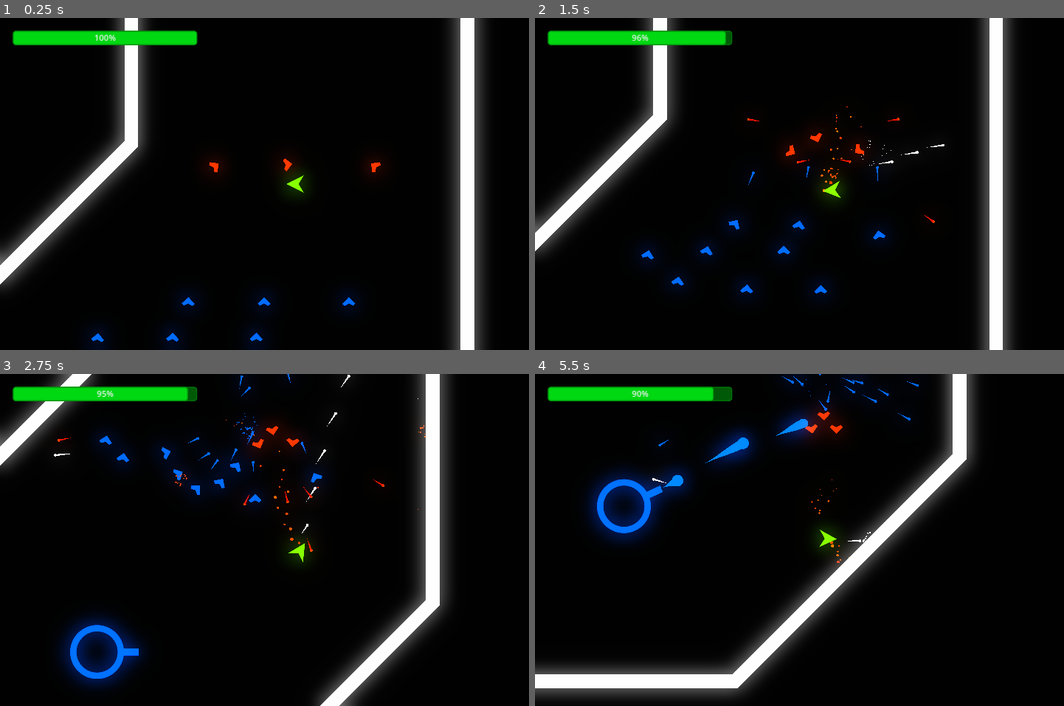
Above: before the commit, frames 1-4 (two rows, left to right).
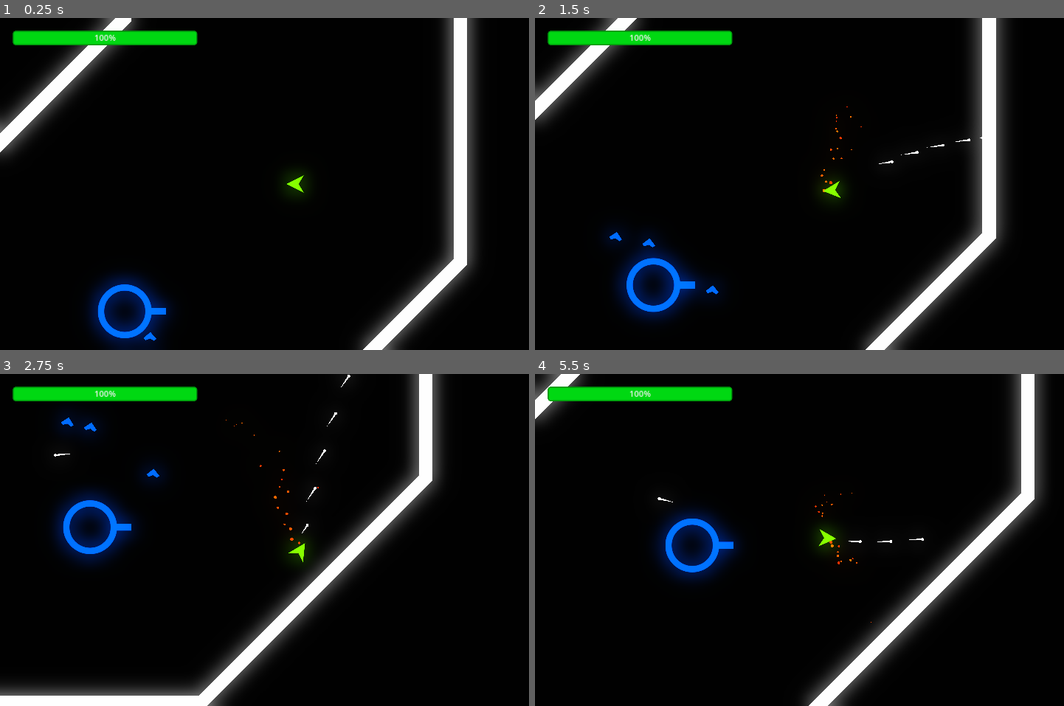
Above: after the commit, the same moments.

Repository: adsorptionenthalpy/chainforce_alpha
Game: Godot game, scene res://Scenes/MainScene/main_scene.tscn
Same seed, same stepped clock (60 frames per second), same inputs: the game is played once before the commit and once after it.
Inputs (mouse positions are in pixels of both pictures, inside the frame that each line leads up to):
- Up to frame 1 (0.25 s): no input
- Up to frame 2 (1.5 s): move the mouse to (958, 167) at 0.52 s; press the mouse at (958, 167) at 0.53 s; hold D (move_right) 0.53-1.28 s; move the mouse to (709, 200) at 1.27 s; release the mouse at (709, 200) at 1.28 s; hold A (move_left) from 1.28 s (still down); tap S (decelerate) at 1.35 s
- Up to frame 3 (2.75 s): click (174, 556) at 1.55 s; move the mouse to (354, 466) at 2.02 s; release A (move_left) at 2.03 s; press the mouse at (354, 466) at 2.03 s; hold D (move_right) from 2.03 s (still down)
- Up to frame 4 (5.5 s): move the mouse to (799, 606) at 2.77 s; release D (move_right) at 2.78 s; release the mouse at (799, 606) at 2.78 s; hold W (accelerate) 2.78-3.53 s; click (799, 606) at 2.85 s; move the mouse to (1005, 589) at 3.52 s; press the mouse at (1005, 589) at 3.53 s; hold A (move_left) from 3.53 s (still down); tap S (decelerate) at 3.6 s; move the mouse to (651, 490) at 4.27 s; release the mouse at (651, 490) at 4.28 s; click (651, 490) at 4.35 s; move the mouse to (857, 540) at 5.02 s; press the mouse at (857, 540) at 5.03 s

The runs differ from the first frame. In frame 1, 19% of the frame differs, in the area x 0-92%, y 0-100%; in frame 2, 19%; in frame 3, 24%; in frame 4, 28%, in the area x 0-97%, y 0-100%.

Commit message:
Add basic version of minions spawning from towers, fix enemy ship move speed

Diff:
--- a/game/chainforce_alpha/Scenes/Enemy/enemy_ship.gd
+++ b/game/chainforce_alpha/Scenes/Enemy/enemy_ship.gd
@@ -114,7 +114,7 @@
 	var deselect_current_target: bool = (enemy_target == null or enemy_target is Tower or body is Player)
 	var body_is_targetable: bool = body.is_in_group("friendly") or body.is_in_group("enemy")
 	if deselect_current_target and body_is_targetable:
-		if !(enemy_target is Player):
+		if enemy_target != null and !(enemy_target is Player):
 			enemy_target = body
 
 
--- a/game/chainforce_alpha/Scenes/Enemy/enemy_ship.tscn
+++ b/game/chainforce_alpha/Scenes/Enemy/enemy_ship.tscn
@@ -80,6 +80,9 @@
 stream = ExtResource("6_e05s6")
 
 [node name="NavigationAgent2D" type="NavigationAgent2D" parent="."]
+avoidance_enabled = true
+max_speed = 400.0
 
 [connection signal="body_entered" from="DetectionArea" to="." method="_on_detection_area_body_entered"]
 [connection signal="timeout" from="ProjectileShooter/Timer" to="ProjectileShooter" method="_on_timer_timeout"]
+[connection signal="velocity_computed" from="NavigationAgent2D" to="." method="_on_navigation_agent_2d_velocity_computed"]
--- a/game/chainforce_alpha/Scenes/MainScene/main_scene.tscn
+++ b/game/chainforce_alpha/Scenes/MainScene/main_scene.tscn
@@ -1,12 +1,9 @@
-[gd_scene load_steps=13 format=3 uid="uid://rygldequiy7x"]
+[gd_scene load_steps=10 format=3 uid="uid://rygldequiy7x"]
 
 [ext_resource type="PackedScene" uid="uid://bk1dcyxlealda" path="res://Scenes/Player/player.tscn" id="1_sjerm"]
 [ext_resource type="PackedScene" uid="uid://b5md3lc67yau2" path="res://Scenes/GUI/gui.tscn" id="3_55fjw"]
-[ext_resource type="PackedScene" uid="uid://djjoakwp0eej" path="res://Scenes/Enemy/enemy_ship.tscn" id="3_l1yaf"]
 [ext_resource type="PackedScene" uid="uid://ctn2quncvypv5" path="res://Scenes/Tower/enemy_tower.tscn" id="4_fx6js"]
 [ext_resource type="PackedScene" uid="uid://b04so78u7jfp6" path="res://Scenes/Tower/friendly_tower.tscn" id="5_4dpdk"]
-[ext_resource type="PackedScene" uid="uid://xxwgiaw3w4hf" path="res://Scenes/Minion/enemy_minion.tscn" id="6_t66da"]
-[ext_resource type="PackedScene" uid="uid://dgbwditesecia" path="res://Scenes/Minion/friendly_minion.tscn" id="7_pplfq"]
 
 [sub_resource type="Environment" id="Environment_fpy8y"]
 background_mode = 3
@@ -36,7 +33,7 @@
 [node name="MainScene" type="Node2D"]
 
 [node name="Player" parent="." instance=ExtResource("1_sjerm")]
-position = Vector2(5911, -2906)
+position = Vector2(5950, -2210)
 
 [node name="Camera2D" type="Camera2D" parent="Player"]
 zoom = Vector2(0.35, 0.35)
@@ -772,72 +769,3 @@
 
 [node name="EnemyTower7" parent="NavigationRegion2D/Enemy Towers" instance=ExtResource("4_fx6js")]
 position = Vector2(0, -3000)
-
-[node name="EnemyShip" parent="." instance=ExtResource("3_l1yaf")]
-position = Vector2(1117, -1059)
-
-[node name="EnemyShip2" parent="." instance=ExtResource("3_l1yaf")]
-position = Vector2(-1233, -1297)
-
-[node name="EnemyMinion" parent="." instance=ExtResource("6_t66da")]
-position = Vector2(5427, -3015)
-speed = 300.0
-stop_distance = 300.0
-shoot_distance = 500.0
-
-[node name="EnemyMinion2" parent="." instance=ExtResource("6_t66da")]
-position = Vector2(6392, -3015)
-speed = 300.0
-stop_distance = 300.0
-shoot_distance = 500.0
-
-[node name="EnemyMinion3" parent="." instance=ExtResource("6_t66da")]
-position = Vector2(5871, -3015)
-speed = 300.0
-stop_distance = 300.0
-shoot_distance = 500.0
-
-[node name="FriendlyMinion6" parent="." instance=ExtResource("7_pplfq")]
-position = Vector2(5043, -1802)
-speed = 600.0
-stop_distance = 550.0
-
-[node name="FriendlyMinion7" parent="." instance=ExtResource("7_pplfq")]
-position = Vector2(5941, -1802)
-speed = 300.0
-stop_distance = 550.0
-
-[node name="FriendlyMinion8" parent="." instance=ExtResource("7_pplfq")]
-position = Vector2(5470, -1802)
-speed = 300.0
-stop_distance = 550.0
-
-[node name="FriendlyMinion9" parent="." instance=ExtResource("7_pplfq")]
-position = Vector2(5313, -2216)
-speed = 300.0
-stop_distance = 550.0
-
-[node name="FriendlyMinion10" parent="." instance=ExtResource("7_pplfq")]
-position = Vector2(6211, -2216)
-speed = 300.0
-stop_distance = 550.0
-
-[node name="FriendlyMinion11" parent="." instance=ExtResource("7_pplfq")]
-position = Vector2(5740, -2216)
-speed = 300.0
-stop_distance = 550.0
-
-[node name="FriendlyMinion12" parent="." instance=ExtResource("7_pplfq")]
-position = Vector2(4798, -2018)
-speed = 300.0
-stop_distance = 550.0
-
-[node name="FriendlyMinion13" parent="." instance=ExtResource("7_pplfq")]
-position = Vector2(5696, -2018)
-speed = 300.0
-stop_distance = 550.0
-
-[node name="FriendlyMinion14" parent="." instance=ExtResource("7_pplfq")]
-position = Vector2(5225, -2018)
-speed = 300.0
-stop_distance = 550.0
--- a/game/chainforce_alpha/Scenes/Minion/minion.tscn
+++ b/game/chainforce_alpha/Scenes/Minion/minion.tscn
@@ -34,6 +34,7 @@
 collision_mask = 3
 motion_mode = 1
 script = ExtResource("1_pvjtv")
+hp = 15
 speed = 200.0
 rotation_speed = 3.0
 shoot_distance = 600.0
@@ -42,6 +43,8 @@
 modulate = Color(1.5, 0.2, 0, 1)
 scale = Vector2(0.75, 0.75)
 texture = ExtResource("2_kfg0x")
+
+[node name="VisibleOnScreenEnabler2D" type="VisibleOnScreenEnabler2D" parent="Sprite2D"]
 
 [node name="CollisionPolygon2D" type="CollisionPolygon2D" parent="."]
 polygon = PackedVector2Array(0, -24, 36, 12, 24, 24, 0, 12, -24, 24, -36, 12)
@@ -71,7 +74,6 @@
 pitch_scale_max = 1.4
 
 [node name="Timer" type="Timer" parent="ProjectileShooter"]
-wait_time = 0.5
 autostart = true
 
 [node name="ShootSFX" type="AudioStreamPlayer2D" parent="ProjectileShooter"]
--- a/game/chainforce_alpha/Scenes/ShipProjectile/ship_projectile.tscn
+++ b/game/chainforce_alpha/Scenes/ShipProjectile/ship_projectile.tscn
@@ -49,6 +49,9 @@
 scale = Vector2(0.25, 0.25)
 texture = ExtResource("1_8w01v")
 
+[node name="VisibleOnScreenEnabler2D" type="VisibleOnScreenEnabler2D" parent="Sprite2D"]
+rect = Rect2(-100, -100, 200, 200)
+
 [node name="ExplosionParticles" type="GPUParticles2D" parent="."]
 emitting = false
 amount = 15
@@ -57,6 +60,9 @@
 one_shot = true
 explosiveness = 1.0
 
+[node name="VisibleOnScreenEnabler2D" type="VisibleOnScreenEnabler2D" parent="ExplosionParticles"]
+rect = Rect2(-100, -100, 200, 200)
+
 [node name="LifetimeTimer" type="Timer" parent="."]
 wait_time = 2.0
 one_shot = true
--- a/game/chainforce_alpha/Scenes/Tower/enemy_tower.tscn
+++ b/game/chainforce_alpha/Scenes/Tower/enemy_tower.tscn
@@ -1,10 +1,12 @@
-[gd_scene load_steps=2 format=3 uid="uid://ctn2quncvypv5"]
+[gd_scene load_steps=3 format=3 uid="uid://ctn2quncvypv5"]
 
 [ext_resource type="PackedScene" uid="uid://cdrpldaf107rx" path="res://Scenes/Tower/tower.tscn" id="1_5unhk"]
+[ext_resource type="PackedScene" uid="uid://xxwgiaw3w4hf" path="res://Scenes/Minion/enemy_minion.tscn" id="2_7je71"]
 
 [node name="EnemyTower" groups=["enemy"] instance=ExtResource("1_5unhk")]
 collision_layer = 4
 collision_mask = 2
+minion_scene = ExtResource("2_7je71")
 
 [node name="Sprite2D" parent="." index="0"]
 self_modulate = Color(1.6, 0.16, 0, 1)
--- a/game/chainforce_alpha/Scenes/Tower/friendly_tower.tscn
+++ b/game/chainforce_alpha/Scenes/Tower/friendly_tower.tscn
@@ -1,10 +1,12 @@
-[gd_scene load_steps=2 format=3 uid="uid://b04so78u7jfp6"]
+[gd_scene load_steps=3 format=3 uid="uid://b04so78u7jfp6"]
 
 [ext_resource type="PackedScene" uid="uid://cdrpldaf107rx" path="res://Scenes/Tower/tower.tscn" id="1_4e6l5"]
+[ext_resource type="PackedScene" uid="uid://dgbwditesecia" path="res://Scenes/Minion/friendly_minion.tscn" id="2_80jkx"]
 
 [node name="FriendlyTower" groups=["friendly"] instance=ExtResource("1_4e6l5")]
 collision_layer = 2
 collision_mask = 4
+minion_scene = ExtResource("2_80jkx")
 
 [node name="Sprite2D" parent="." index="0"]
 self_modulate = Color(0, 0.4, 1.6, 1)
--- a/game/chainforce_alpha/Scenes/Tower/tower.gd
+++ b/game/chainforce_alpha/Scenes/Tower/tower.gd
@@ -11,11 +11,19 @@
 		if hp <= 0:
 			die()
 
+@export var minion_scene: PackedScene
+@export var minion_spawn_count: int = 4
+@export var minion_spawn_delay: float = 1
+
 @onready var projectile_shooter: EnemyProjectileShooter = $ProjectileShooter
 @onready var detection_area: Area2D = $DetectionArea
 
 var enemy_target: Node2D
 var is_dead: bool
+
+func _ready() -> void:
+	await get_tree().process_frame
+	_on_minion_spawn_timeout()
 
 func _physics_process(delta: float) -> void:
 	if is_dead:
@@ -63,3 +71,10 @@
 		projectile_shooter.can_shoot = false
 	else:
 		enemy_target = next_target
+
+func _on_minion_spawn_timeout() -> void:
+	for i in range(minion_spawn_count):
+		var minion: Node2D = minion_scene.instantiate()
+		minion.global_position = global_position + Vector2(randi_range(-200, 200), randi_range(-200, 200))
+		get_parent().add_sibling(minion)
+		await get_tree().create_timer(minion_spawn_delay).timeout
--- a/game/chainforce_alpha/Scenes/Tower/tower.tscn
+++ b/game/chainforce_alpha/Scenes/Tower/tower.tscn
@@ -36,6 +36,8 @@
 
 [node name="Tower" type="StaticBody2D" groups=["tower"]]
 script = ExtResource("1_8jy5f")
+minion_spawn_count = 3
+minion_spawn_delay = 0.5
 
 [node name="Sprite2D" type="Sprite2D" parent="."]
 scale = Vector2(1.5, 1.5)
@@ -87,5 +89,10 @@
 pitch_scale = 0.75
 max_distance = 5000.0
 
+[node name="MinionSpawn" type="Timer" parent="."]
+wait_time = 20.0
+autostart = true
+
 [connection signal="timeout" from="ProjectileShooter/Timer" to="ProjectileShooter" method="_on_timer_timeout"]
 [connection signal="body_entered" from="DetectionArea" to="." method="_on_detection_area_body_entered"]
+[connection signal="timeout" from="MinionSpawn" to="." method="_on_minion_spawn_timeout"]
